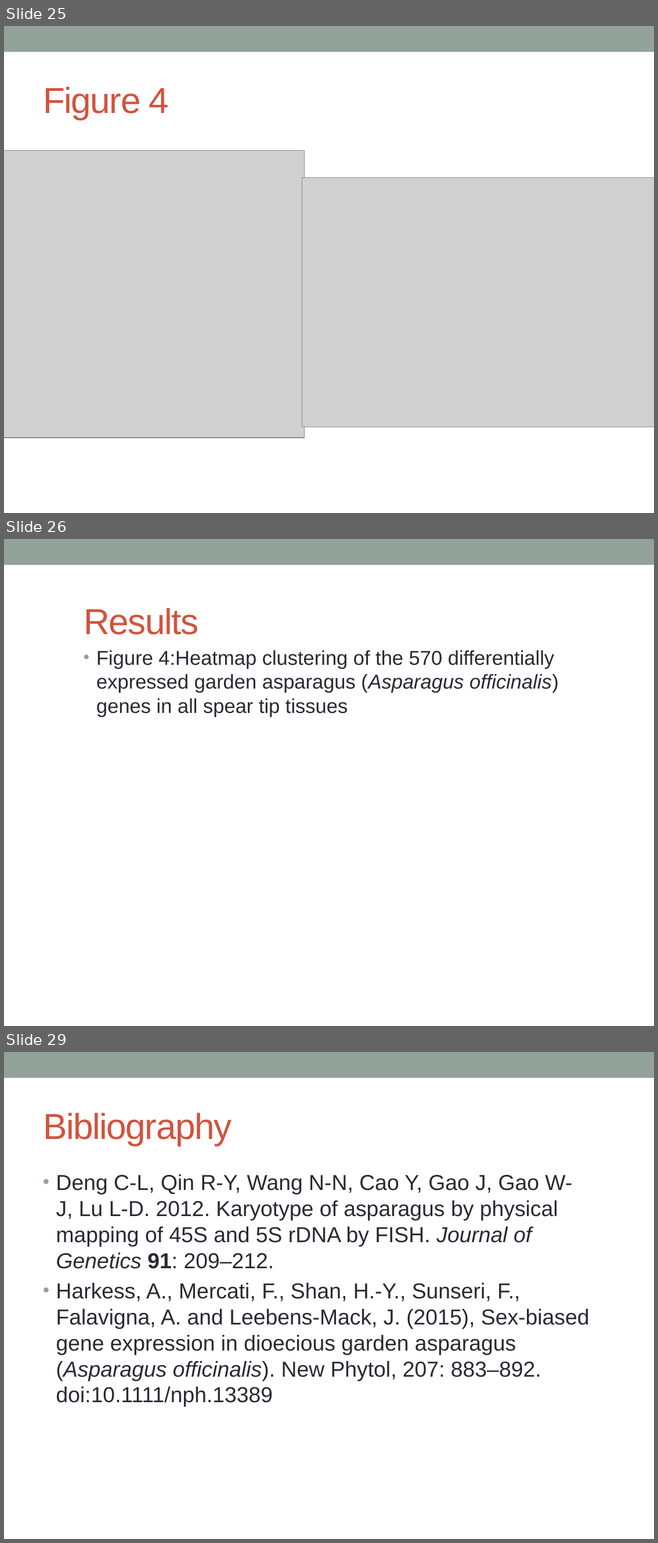
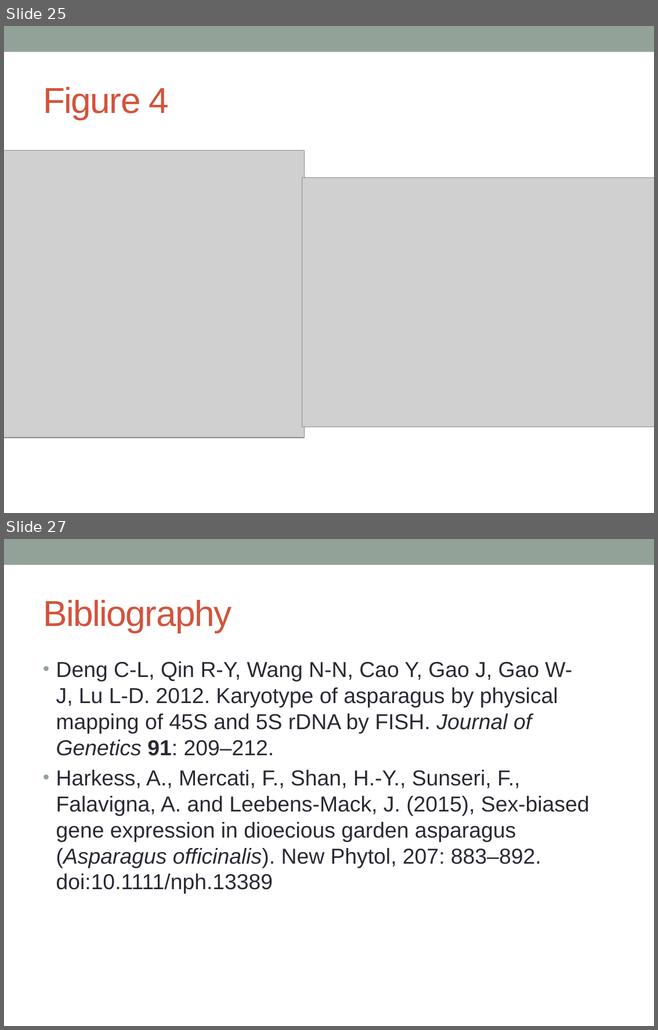
Before and after one commit to katholan/BCB546X-Spring2017_Valerin_final_project, a slide deck: asparagus.pptx. Shown one above the other, each under a label of ours: slides 25, 26 and 29 before the commit, slides 25 and 27 after it; the slides between them are not shown. The pictures are 658x1543 and 658x1030 pixels, drawn with LibreOffice and Linux fonts; fonts in the diff are those of the drawing; grey boxes stand for pictures. Boxes give left, top, right and bottom in pixels: in the first picture for what was removed or moved away, otherwise in the second. Text is boxed around its words. In the diff, an @@ line names an element or a change of style, - is before the commit and + after.

```diff
--- a/asparagus.pptx
+++ b/asparagus.pptx
@@ slide 26 removed at (4,539,654,1026), background #FFFFFF; not listed: 1 template element that a slide beside it also shows @@
@@ title removed at (83,608,198,635) @@
-Results
@@ text removed at (96,650,558,717) @@
-• Figure 4:Heatmap clustering of the 570 differentially expressed garden asparagus (Asparagus officinalis) genes in all spear tip tissues
@@ what was slide 29 is now slide 27 @@
```
Also in this commit, not shown: 4 slides changed, 1 other slide removed, 1 other file.
